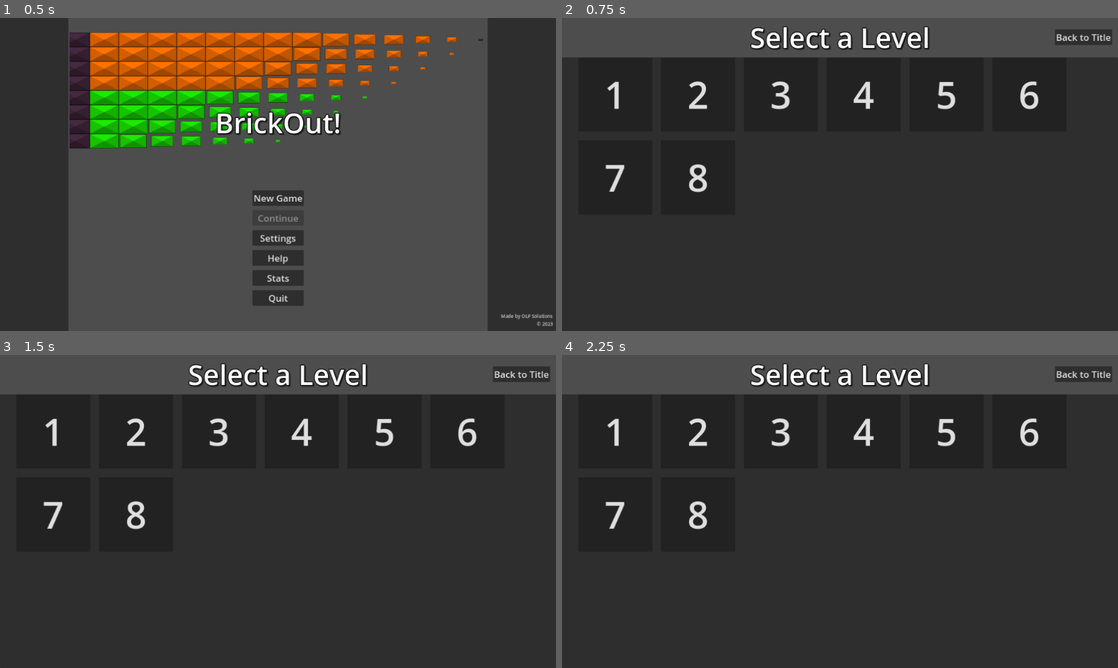
Above: before the commit, frames 1-4 (two rows, left to right).
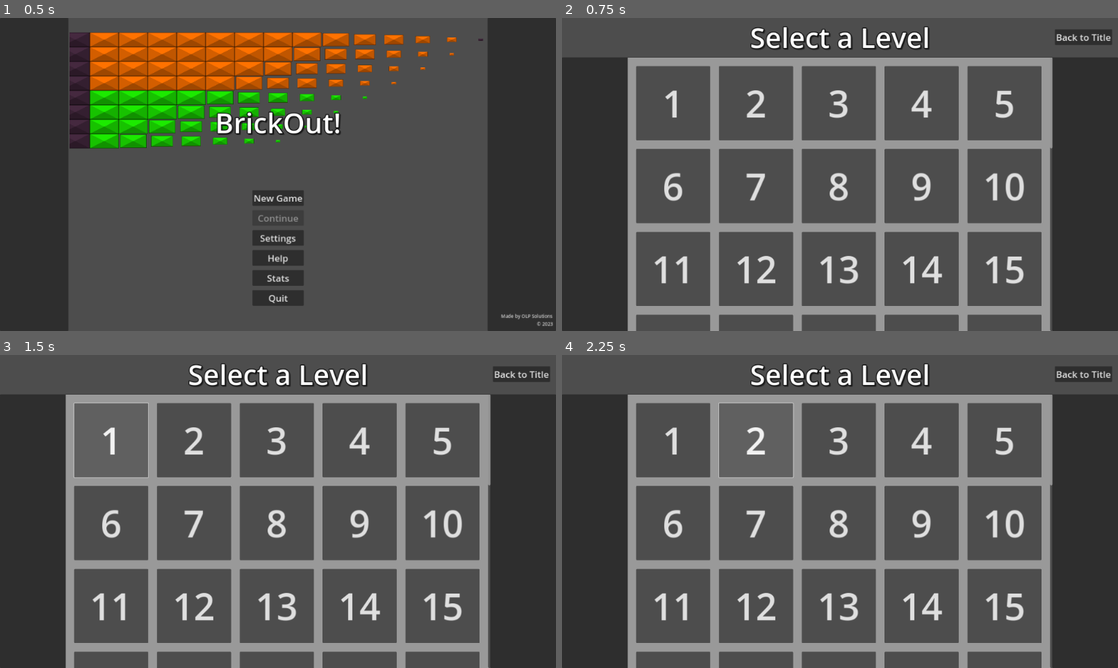
Above: after the commit, the same moments.

Repository: O-39889/brickout
Game: Godot game, scene res://scenes/title_screen.tscn
Same seed, same stepped clock (60 frames per second), same inputs: the game is played once before the commit and once after it.
Inputs:
- Up to frame 1 (0.5 s): no input
- Up to frame 2 (0.75 s): click "New Game" at 0.5 s
- Up to frame 3 (1.5 s): click "1" at 1.25 s
- Up to frame 4 (2.25 s): click "2" at 2 s

Frame 1 is identical in both runs. In frame 2, 67% of the frame differs, in the area x 7-89%, y 12-100%; in frame 3, 67%; in frame 4, 67%.

Commit message:
Add placeholder level select stuff

Diff:
--- /dev/null
+++ b/scenes/gui/level_choose_button.tscn
@@ -0,0 +1,9 @@
+[gd_scene load_steps=2 format=3 uid="uid://b60crjm4vcsor"]
+
+[ext_resource type="Script" path="res://scripts/level_choose_button.gd" id="1_je8sb"]
+
+[node name="LevelChooseBtn" type="Button"]
+custom_minimum_size = Vector2(256, 256)
+theme_override_font_sizes/font_size = 128
+text = "1"
+script = ExtResource("1_je8sb")
--- a/scenes/gui/level_select_menu.tscn
+++ b/scenes/gui/level_select_menu.tscn
@@ -1,8 +1,10 @@
-[gd_scene load_steps=4 format=3 uid="uid://yokrfjsp6155"]
+[gd_scene load_steps=5 format=3 uid="uid://yokrfjsp6155"]
 
 [ext_resource type="LabelSettings" uid="uid://bedtepc8kaaw5" path="res://resources/bigtext_label_settings.tres" id="1_74roj"]
 [ext_resource type="Script" path="res://scripts/level_select_menu.gd" id="1_hoi05"]
 [ext_resource type="Theme" uid="uid://disr836qacj33" path="res://resources/gui_theme.tres" id="3_ffxgf"]
+
+[sub_resource type="StyleBoxFlat" id="StyleBoxFlat_l5dtd"]
 
 [node name="LevelSelectMenu" type="VBoxContainer"]
 anchors_preset = 15
@@ -33,72 +35,24 @@
 layout_mode = 2
 size_flags_horizontal = 4
 size_flags_vertical = 3
+theme_override_styles/panel = SubResource("StyleBoxFlat_l5dtd")
 horizontal_scroll_mode = 0
 
-[node name="LevelList" type="GridContainer" parent="PanelContainer/ScrollContainer"]
+[node name="MarginContainer" type="MarginContainer" parent="PanelContainer/ScrollContainer"]
+layout_mode = 2
+theme_override_constants/margin_left = 30
+theme_override_constants/margin_top = 30
+theme_override_constants/margin_right = 30
+theme_override_constants/margin_bottom = 30
+
+[node name="LevelList" type="GridContainer" parent="PanelContainer/ScrollContainer/MarginContainer"]
 unique_name_in_owner = true
-custom_minimum_size = Vector2(1800, 0)
 layout_mode = 2
 size_flags_horizontal = 3
 size_flags_vertical = 3
 theme_override_constants/h_separation = 30
 theme_override_constants/v_separation = 30
-columns = 6
-
-[node name="LevelChooseBtn" type="Button" parent="PanelContainer/ScrollContainer/LevelList"]
-custom_minimum_size = Vector2(256, 256)
-layout_mode = 2
-theme_override_font_sizes/font_size = 128
-text = "1"
-
-[node name="LevelChooseBtn2" type="Button" parent="PanelContainer/ScrollContainer/LevelList"]
-custom_minimum_size = Vector2(256, 256)
-layout_mode = 2
-theme_override_font_sizes/font_size = 128
-text = "2"
-
-[node name="LevelChooseBtn3" type="Button" parent="PanelContainer/ScrollContainer/LevelList"]
-custom_minimum_size = Vector2(256, 256)
-layout_mode = 2
-theme_override_font_sizes/font_size = 128
-text = "3"
-
-[node name="LevelChooseBtn4" type="Button" parent="PanelContainer/ScrollContainer/LevelList"]
-custom_minimum_size = Vector2(256, 256)
-layout_mode = 2
-theme_override_font_sizes/font_size = 128
-text = "4"
-
-[node name="LevelChooseBtn5" type="Button" parent="PanelContainer/ScrollContainer/LevelList"]
-custom_minimum_size = Vector2(256, 256)
-layout_mode = 2
-theme_override_font_sizes/font_size = 128
-text = "5"
-
-[node name="LevelChooseBtn6" type="Button" parent="PanelContainer/ScrollContainer/LevelList"]
-custom_minimum_size = Vector2(256, 256)
-layout_mode = 2
-theme_override_font_sizes/font_size = 128
-text = "6"
-
-[node name="LevelChooseBtn7" type="Button" parent="PanelContainer/ScrollContainer/LevelList"]
-custom_minimum_size = Vector2(256, 256)
-layout_mode = 2
-theme_override_font_sizes/font_size = 128
-text = "7"
-
-[node name="LevelChooseBtn8" type="Button" parent="PanelContainer/ScrollContainer/LevelList"]
-custom_minimum_size = Vector2(256, 256)
-layout_mode = 2
-theme_override_font_sizes/font_size = 128
-text = "8"
-
-[node name="MarginContainer" type="MarginContainer" parent="PanelContainer"]
-layout_mode = 2
-theme_override_constants/margin_left = 25
-theme_override_constants/margin_top = 25
-theme_override_constants/margin_right = 25
-theme_override_constants/margin_bottom = 25
+columns = 5
 
 [node name="CanvasLayer" type="CanvasLayer" parent="."]
 
@@ -110,6 +64,7 @@
 offset_top = 20.0
 offset_right = -20.0
 grow_horizontal = 0
+mouse_filter = 1
 theme = ExtResource("3_ffxgf")
 text = "Back to Title"
 
--- /dev/null
+++ b/scripts/level_choose_button.gd
@@ -0,0 +1,9 @@
+class_name LevelChooseButton extends Button;
+
+
+var num : int;
+var target_level_name : String;
+
+
+func _ready() -> void:
+	text = str(num);
--- a/scripts/level_select_menu.gd
+++ b/scripts/level_select_menu.gd
@@ -1,14 +1,20 @@
 extends VBoxContainer;
+
+
+const LEVEL_BUTTON_PACKED : PackedScene = preload("res://scenes/gui/level_choose_button.tscn");
 
 
 # Called when the node enters the scene tree for the first time.
 func _ready() -> void:
-	if Globals.should_fade_level_select:
+	if Globals.should_fade_level_select or true:
 		Globals.should_fade_level_select = false;
 		var level_list : Container = %LevelList;
-		#for choose_btn : BaseButton in level_list.get_children():
-			#pass # Holy stuff I can't do that in here obviously because of it being a container so I will actually have to override the container node itself
-			## sounds like a lot of pain so whatever
+		for i in 50:
+			var btn : LevelChooseButton = LEVEL_BUTTON_PACKED.instantiate();
+			btn.num = i + 1;
+			level_list.add_child(btn);
+			pass # Holy stuff I can't do that in here obviously because of it being a container so I will actually have to override the container node itself
+			# sounds like a lot of pain so whatever
 
 	%ExitBtn.position.y = (%ChooseLevelLbl.size.y - %ExitBtn.size.y) / 2.0;
 
